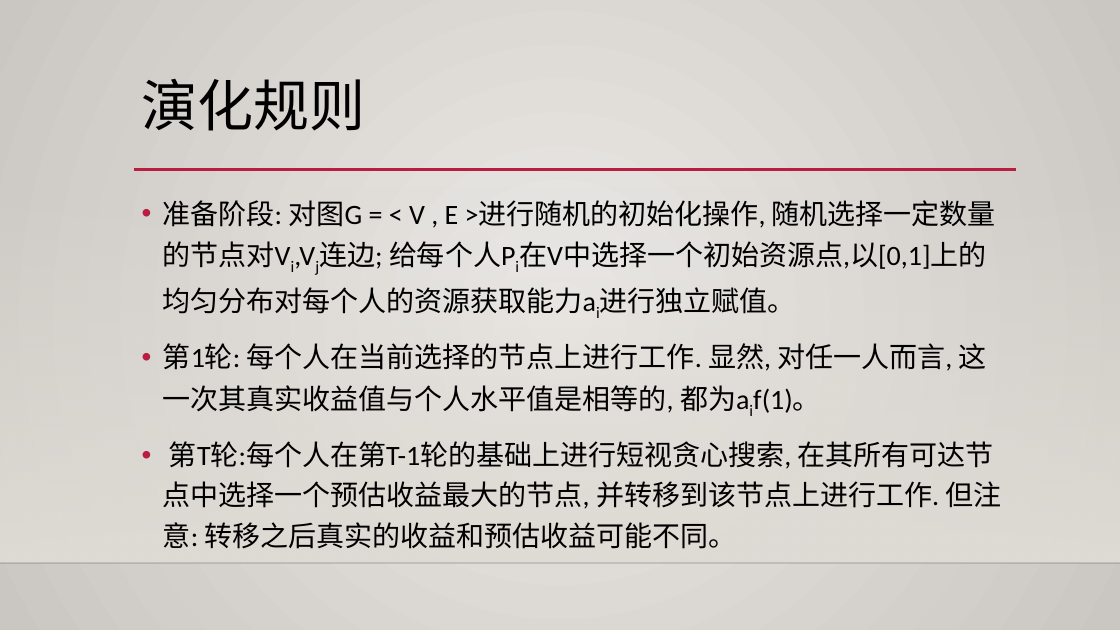
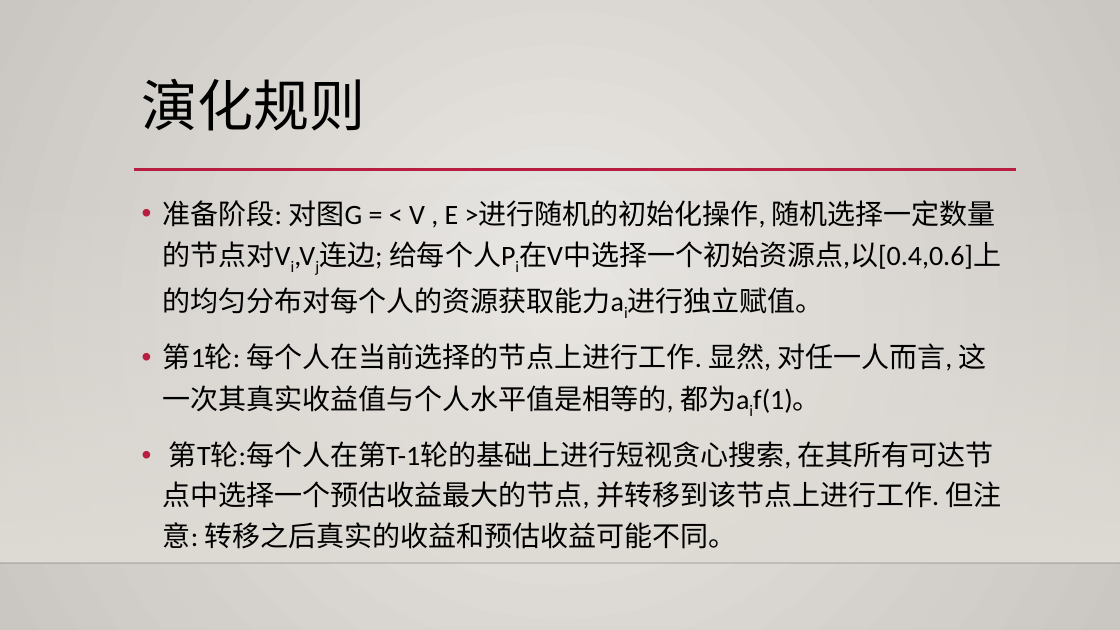
Before and after one commit to phoenixrain-pku/SocialComputing, a slide deck: slide 7 of 内卷问题建模与分析.pptx. Drawn at 1120x630 pixels with LibreOffice and Linux fonts; fonts in the diff are those of the drawing; background and template pictures are left out. Boxes give left, top, right and bottom in pixels: in the first picture for what was removed or moved away, otherwise in the second. Text is boxed around its words. In the diff, an @@ line names an element or a change of style, - is before the commit and + after.

Commit message:
newppt

```diff
--- a/内卷问题建模与分析.pptx
+++ b/内卷问题建模与分析.pptx
@@ text at (163,200,1001,314): text changed @@
-• 准备阶段: 对图G = < V , E >进行随机的初始化操作, 随机选择一定数量的节点对Vi,Vj连边; 给每个人Pi在V中选择一个初始资源点,以[0,1]上的均匀分布对每个人的资源获取能力ai进行独立赋值。
+• 准备阶段: 对图G = < V , E >进行随机的初始化操作, 随机选择一定数量的节点对Vi,Vj连边; 给每个人Pi在V中选择一个初始资源点,以[0.4,0.6]上的均匀分布对每个人的资源获取能力ai进行独立赋值。
```
